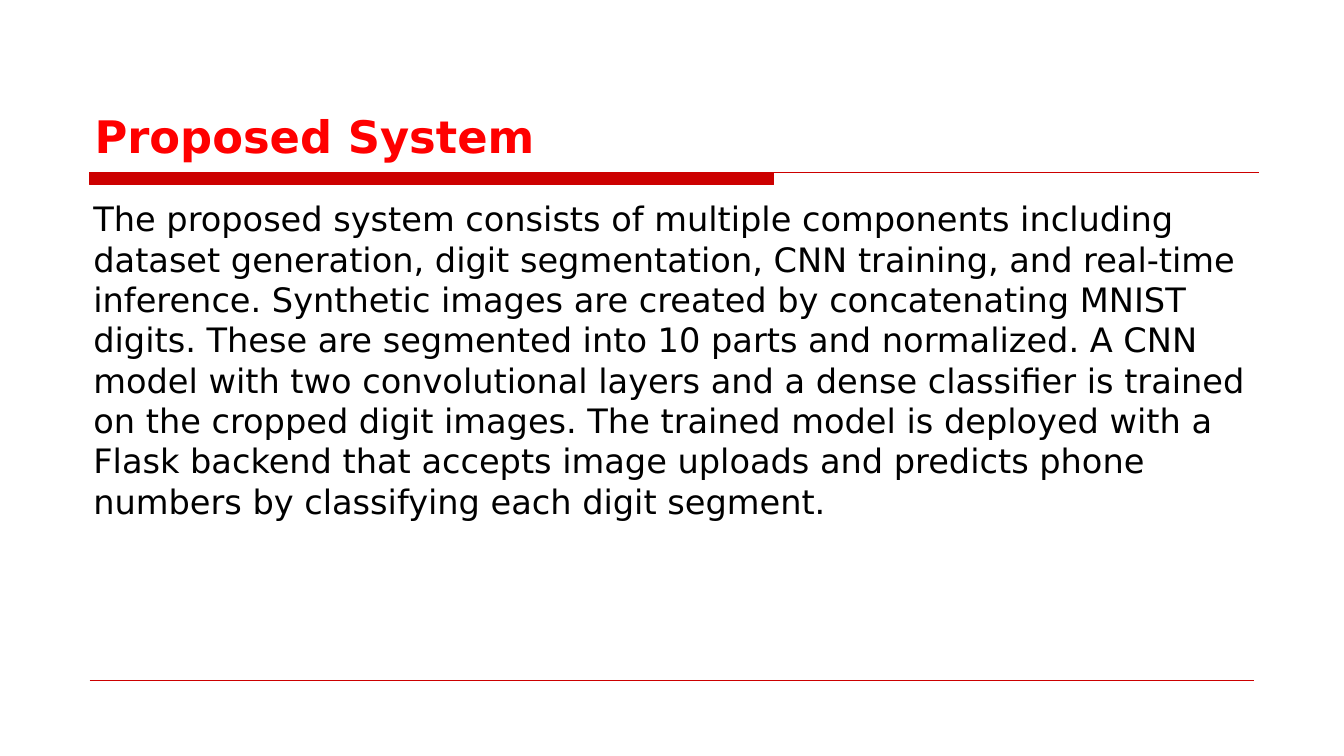
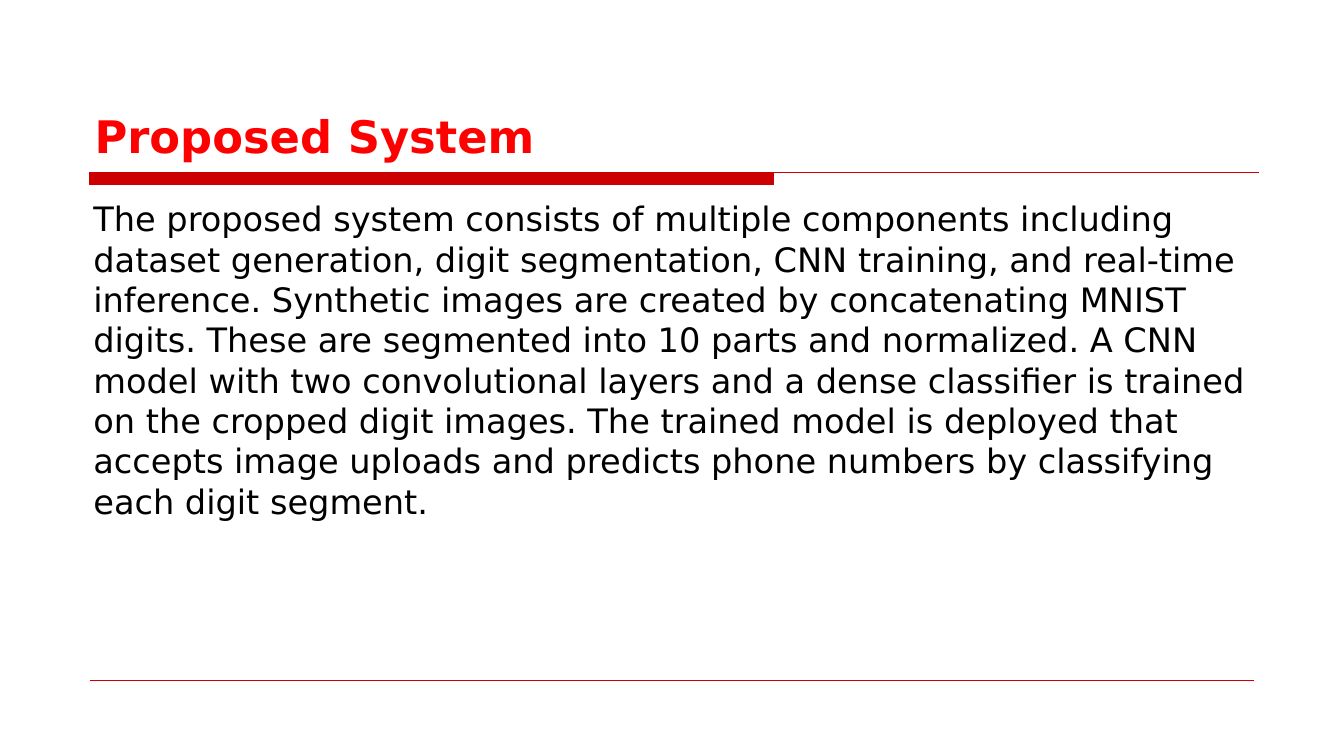
Before and after one commit to Rethigamer/220701222-CS19643-FOML-Lab, a slide deck: slide 6 of FOML_PPT.pptx. Drawn at 1344x756 pixels with LibreOffice and Linux fonts; fonts in the diff are those of the drawing; background and template pictures are left out. Boxes give left, top, right and bottom in pixels: in the first picture for what was removed or moved away, otherwise in the second. Text is boxed around its words. In the diff, an @@ line names an element or a change of style, - is before the commit and + after.

Commit message:
ppt_updated

```diff
--- a/FOML_PPT.pptx
+++ b/FOML_PPT.pptx
@@ text at <box>93,205,1244,521</box>: text changed @@
-The proposed system consists of multiple components including dataset generation, digit segmentation, CNN training, and real-time inference. Synthetic images are created by concatenating MNIST digits. These are segmented into 10 parts and normalized. A CNN model with two convolutional layers and a dense classifier is trained on the cropped digit images. The trained model is deployed with a Flask backend that accepts image uploads and predicts phone numbers by classifying each digit segment.
+The proposed system consists of multiple components including dataset generation, digit segmentation, CNN training, and real-time inference. Synthetic images are created by concatenating MNIST digits. These are segmented into 10 parts and normalized. A CNN model with two convolutional layers and a dense classifier is trained on the cropped digit images. The trained model is deployed that accepts image uploads and predicts phone numbers by classifying each digit segment.
```
Also in this commit, not shown: 6 other slides changed.
